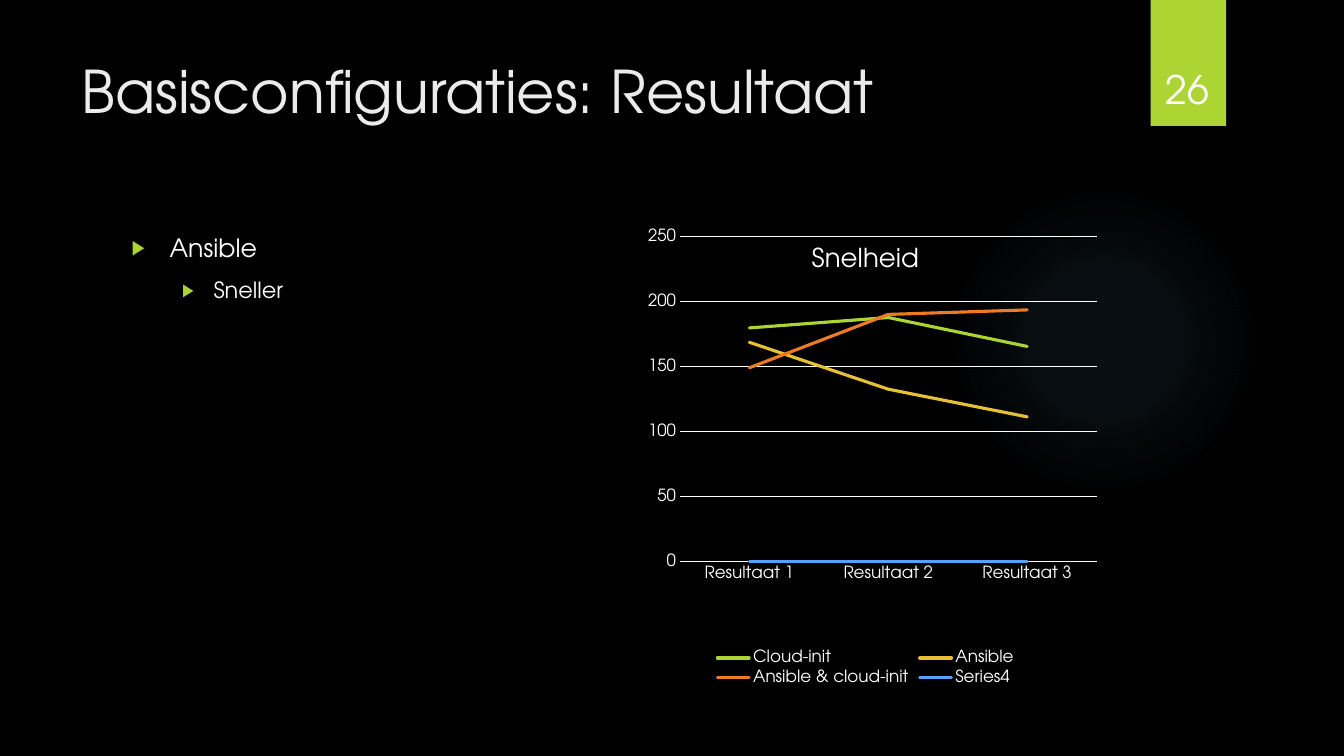
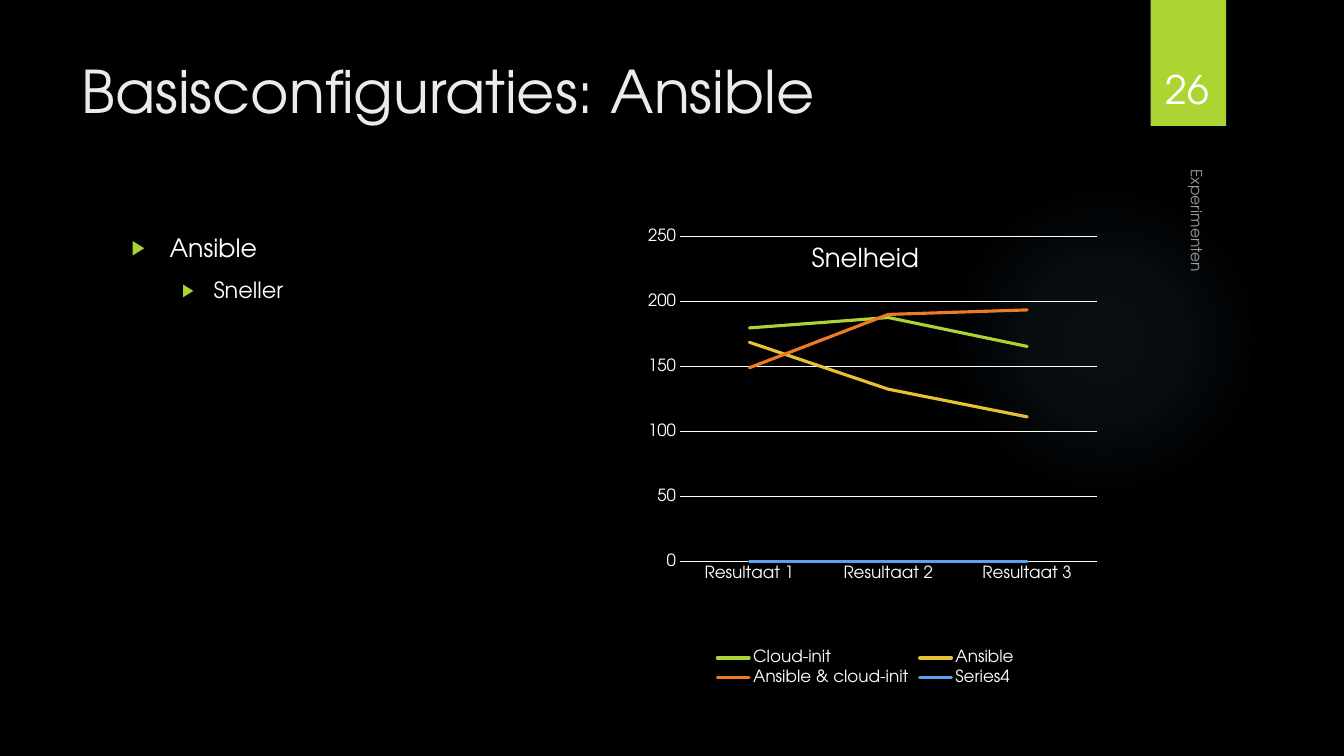
Before and after one commit to MaartenDeS/bachelorproef, a slide deck: slide 26 of presentatie/presentatie.pptx. Drawn at 1344x756 pixels with LibreOffice and Linux fonts; fonts in the diff are those of the drawing; background and template pictures are left out. Boxes give left, top, right and bottom in pixels: in the first picture for what was removed or moved away, otherwise in the second. Text is boxed around its words. In the diff, an @@ line names an element or a change of style, - is before the commit and + after.

```diff
--- a/presentatie/presentatie.pptx
+++ b/presentatie/presentatie.pptx
@@ title at [81, 69, 815, 126]: text changed @@
-Basisconfiguraties: Resultaat
+Basisconfiguraties: Ansible
@@ text added at [1183, 180, 1209, 269], 11 pt, text #FFFFFF at 60% opacity @@
+Experimenten
```
Also in this commit, not shown: 25 other slides changed, 12 slides added, 1 slide removed.
